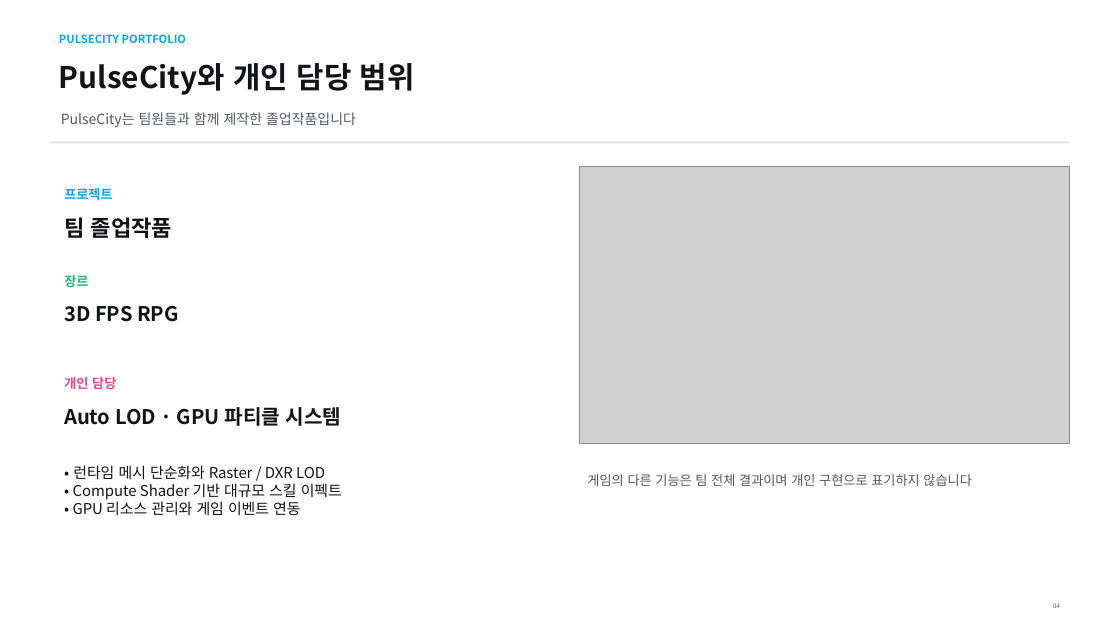
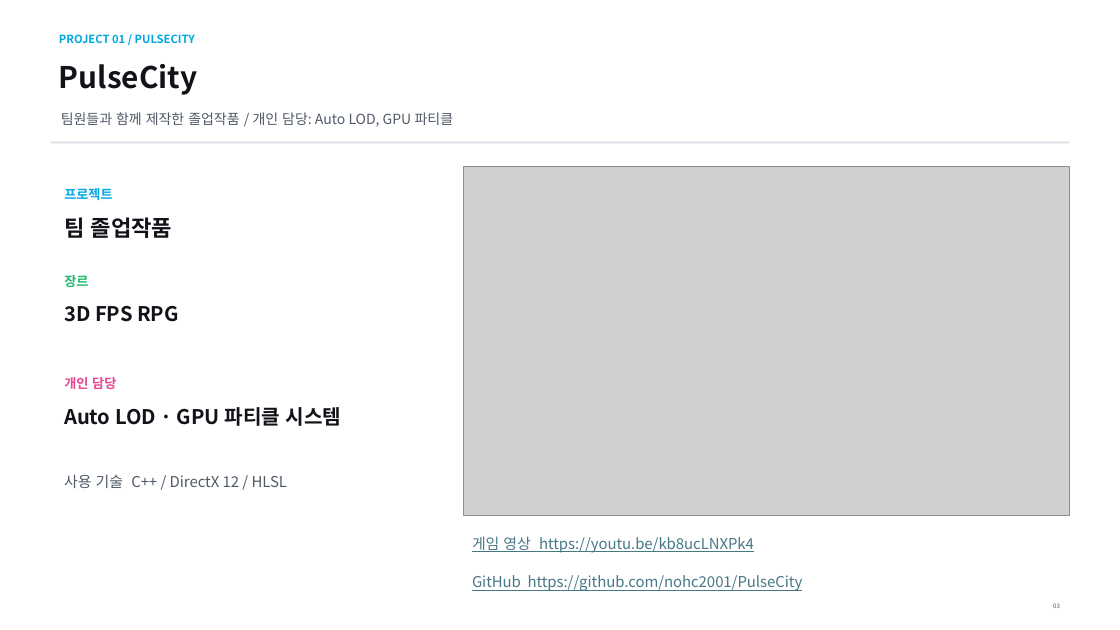
Before and after one commit to nohc2001/PulseCity, a slide deck: slide 3 of 포트폴리오/진성준/임동건_포트폴리오.pptx (slide 4 before the commit). Drawn at 1120x630 pixels with LibreOffice and Linux fonts; fonts in the diff are those of the drawing; grey boxes stand for pictures. Boxes give left, top, right and bottom in pixels: in the first picture for what was removed or moved away, otherwise in the second. Text is boxed around its words. In the diff, an @@ line names an element or a change of style, - is before the commit and + after.

```diff
--- a/포트폴리오/진성준/임동건_포트폴리오.pptx
+++ b/포트폴리오/진성준/임동건_포트폴리오.pptx
@@ text at [59, 34, 195, 43]: text changed @@
-PULSECITY PORTFOLIO
+PROJECT 01 / PULSECITY
@@ text at [59, 64, 197, 95]: text changed @@
-PulseCity와 개인 담당 범위
+PulseCity
@@ text at [61, 112, 454, 127]: text changed @@
-PulseCity는 팀원들과 함께 제작한 졸업작품입니다
+팀원들과 함께 제작한 졸업작품 / 개인 담당: Auto LOD, GPU 파티클
@@ picture: place and size @@
-picture at [580, 166, 1070, 444]
+picture at [464, 166, 1070, 516]
@@ text at [64, 474, 287, 488]: text changed; text colour #111318 to #4F5966 @@
-• 런타임 메시 단순화와 Raster / DXR LOD
-• Compute Shader 기반 대규모 스킬 이펙트
-• GPU 리소스 관리와 게임 이벤트 연동
+사용 기술 C++ / DirectX 12 / HLSL
@@ text at [472, 536, 754, 553]: text changed; size 11.2 to 12.8 pt; text colour #4F5966 to #467886 @@
-게임의 다른 기능은 팀 전체 결과이며 개인 구현으로 표기하지 않습니다
+게임 영상 https://youtu.be/kb8ucLNXPk4
@@ text added at [472, 575, 803, 591], 12.8 pt, text #467886, underline @@
+GitHub https://github.com/nohc2001/PulseCity
```
Also in this commit, not shown: 6 other slides changed, 6 slides added, 13 slides removed.
